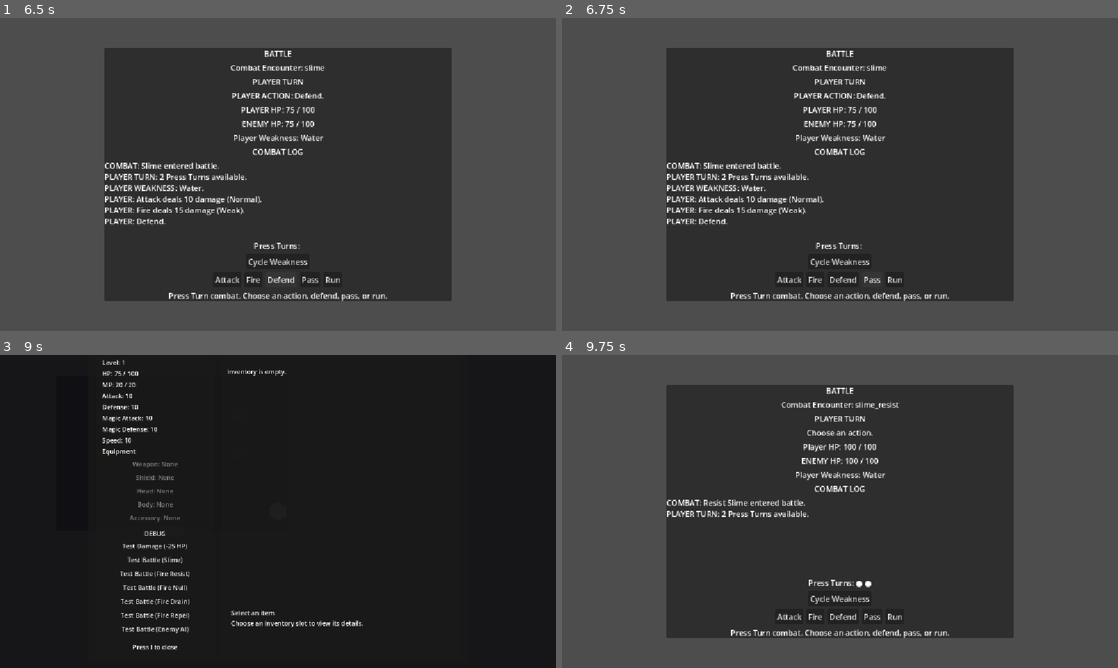
Above: before the commit, frames 1-4 (two rows, left to right).
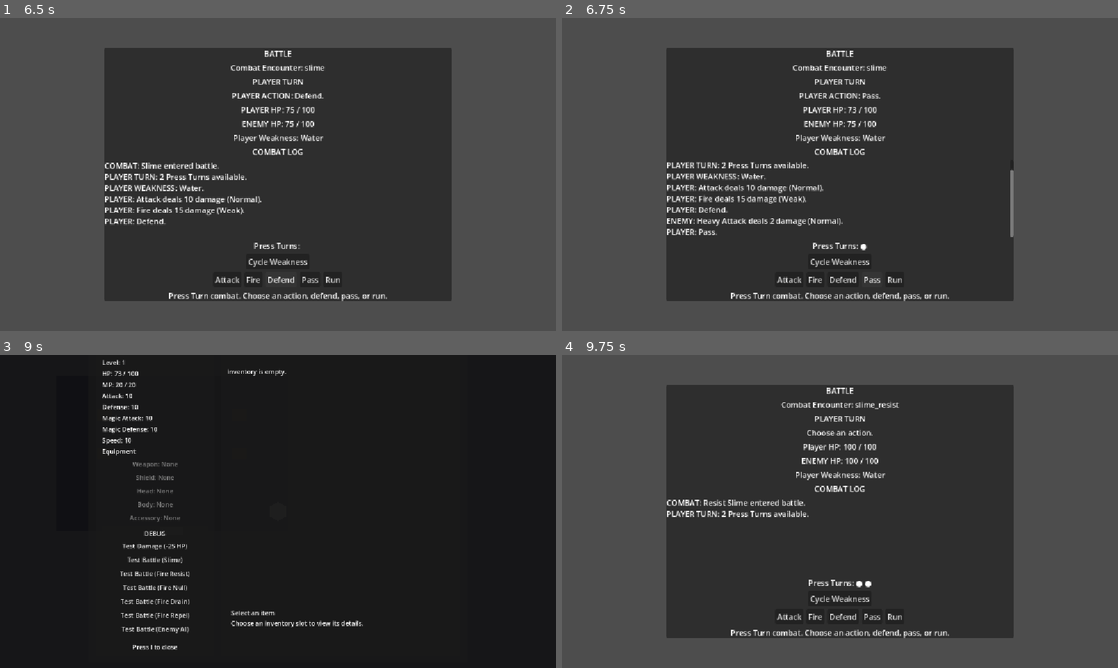
Above: after the commit, the same moments.

Repository: salexume94-pixel/Scripts
Game: Godot game, scene res://scenes/World.tscn
Same seed, same stepped clock (60 frames per second), same inputs: the game is played once before the commit and once after it.
Inputs:
- Up to frame 1 (6.5 s): tap Enter at 0.5 s; hold Right (ui_right) 0.53-1.28 s; tap E at 0.6 s; hold Down (ui_down) 1.28-2 s; tap I at 1.35 s; click "Test Damage (-25 HP)" at 2 s; click "Test Battle (Slime)" at 2.75 s; click "Cycle Weakness" at 3.5 s; click "Attack" at 4.25 s; click "Fire" at 5 s; click "Defend" at 5.75 s
- Up to frame 2 (6.75 s): click "Pass" at 6.5 s
- Up to frame 3 (9 s): click "Run" at 7.25 s; tap Space at 8 s; hold Right (ui_right) 8.03-8.78 s; tap E at 8.1 s; tap Enter at 8.75 s; hold Up (ui_up) from 8.78 s (still down); tap I at 8.85 s
- Up to frame 4 (9.75 s): release Up (ui_up) at 9.5 s; click "Test Battle (Fire Resist)" at 9.5 s

Frame 1 is identical in both runs. In frame 2, 2.6% of the frame differs, in the area x 18-82%, y 24-75%; in frame 3, less than 0.1%; in frame 4, nothing differs.
Error before the commit: Invalid access to property or key 'accuracy' on a base object of type 'Resource (EnemyActionData)'. (res://systems/combat_manager.gd:270)

Commit message:
Fix EnemyActionData combat resolution fields

Diff:
--- a/enemies/enemy_action_data.gd
+++ b/enemies/enemy_action_data.gd
@@ -29,3 +29,12 @@
 ## matches a known Player weakness. The base selection weight is never replaced.
 ## This lets AI become more intelligent without changing existing action data.
 @export_range(0.0, 9999.0) var weakness_weight_multiplier: float = 3.0
+
+## Accuracy used by CombatRules when this action is resolved.
+@export_range(0.0, 100.0) var accuracy: float = 100.0
+
+## Critical-hit chance used by CombatRules when this action is resolved.
+@export_range(0.0, 100.0) var critical_chance: float = 0.0
+
+## Damage multiplier applied when this action scores a critical hit.
+@export_range(0.0, 9999.0) var critical_multiplier: float = 2.0
